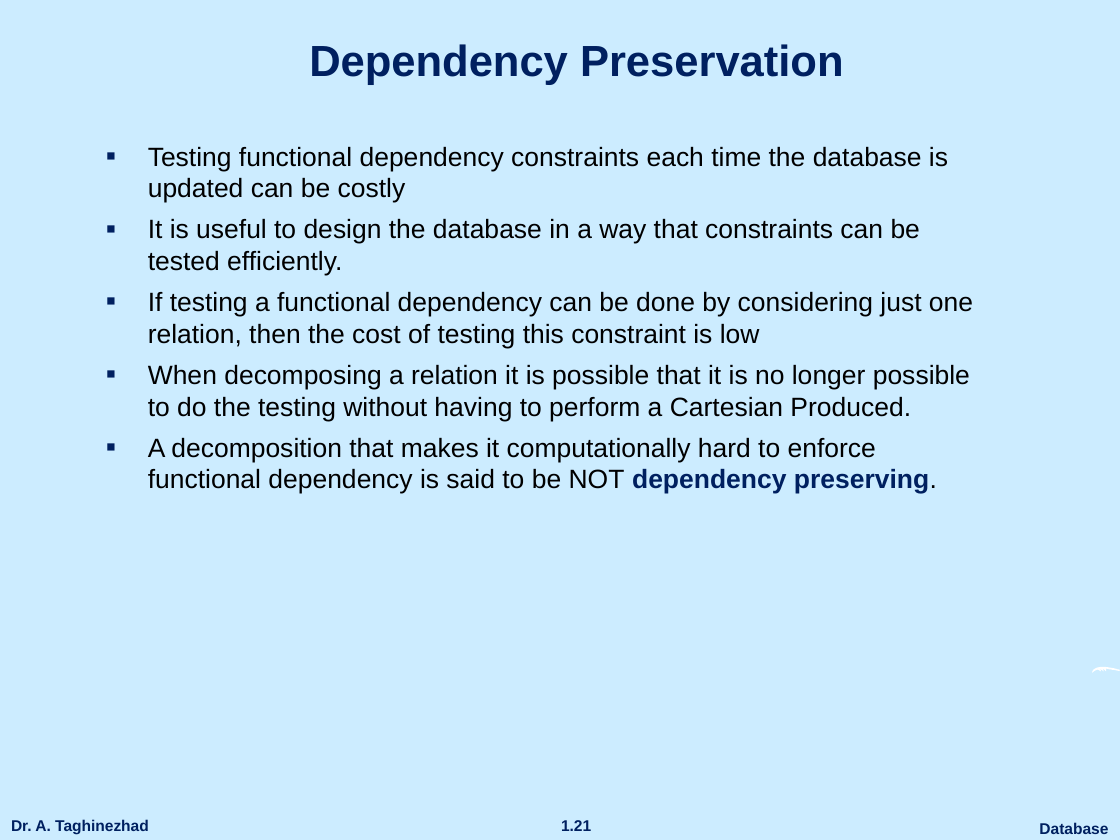
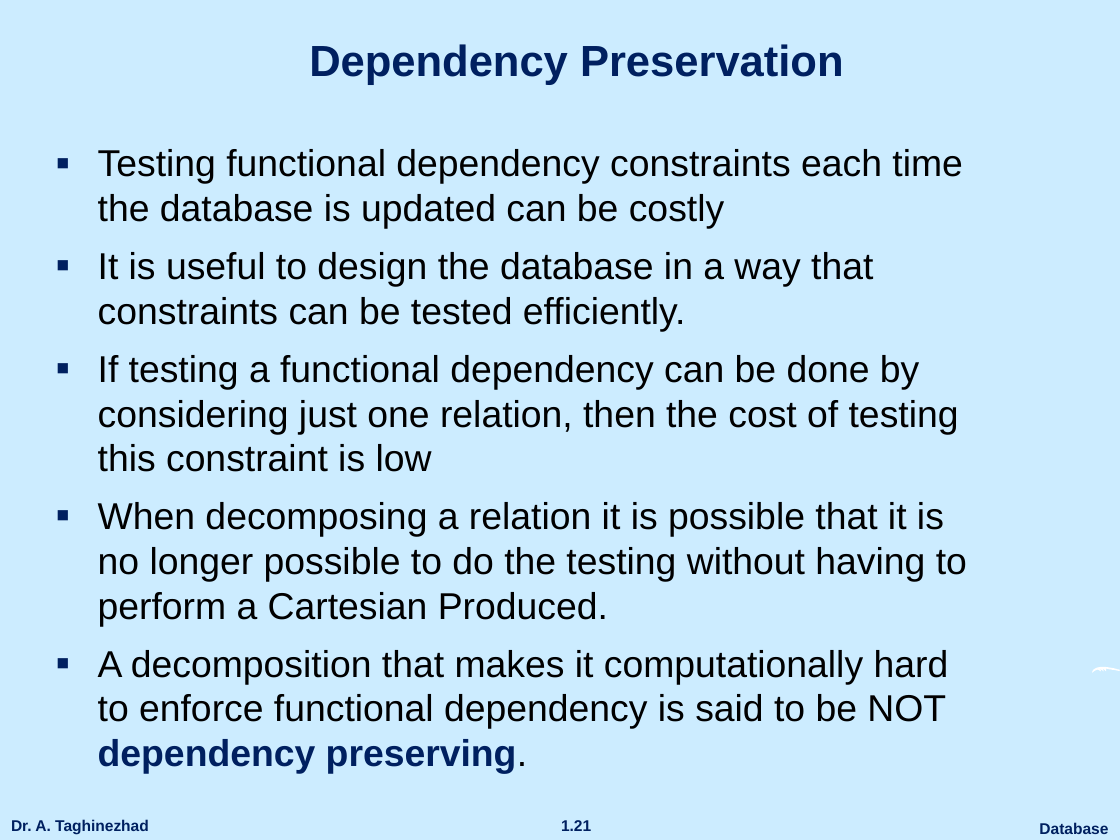
Before and after one commit to ataghinezhad/ataghinezhad.github.io, a slide deck: slide 21 of courses/downloads/temp/Database_Lec5.pptx. Drawn at 1120x840 pixels with LibreOffice and Linux fonts; fonts in the diff are those of the drawing; background and template pictures are left out. Boxes give left, top, right and bottom in pixels: in the first picture for what was removed or moved away, otherwise in the second. Text is boxed around its words. In the diff, an @@ line names an element or a change of style, - is before the commit and + after.

```diff
--- a/courses/downloads/temp/Database_Lec5.pptx
+++ b/courses/downloads/temp/Database_Lec5.pptx
@@ text "Testing functional dependency constraints each ...": place and size @@
-text "Testing functional dependency constraints each ..." at <box>148,146,973,494</box>
+text "Testing functional dependency constraints each ..." at <box>98,149,967,774</box>
@@ text "Testing functional dependency constraints each ..." at <box>98,149,967,774</box>: size 17 to 24 pt; more space between paragraphs @@
```
Also in this commit, not shown: 13 other slides changed, 1 other file.
